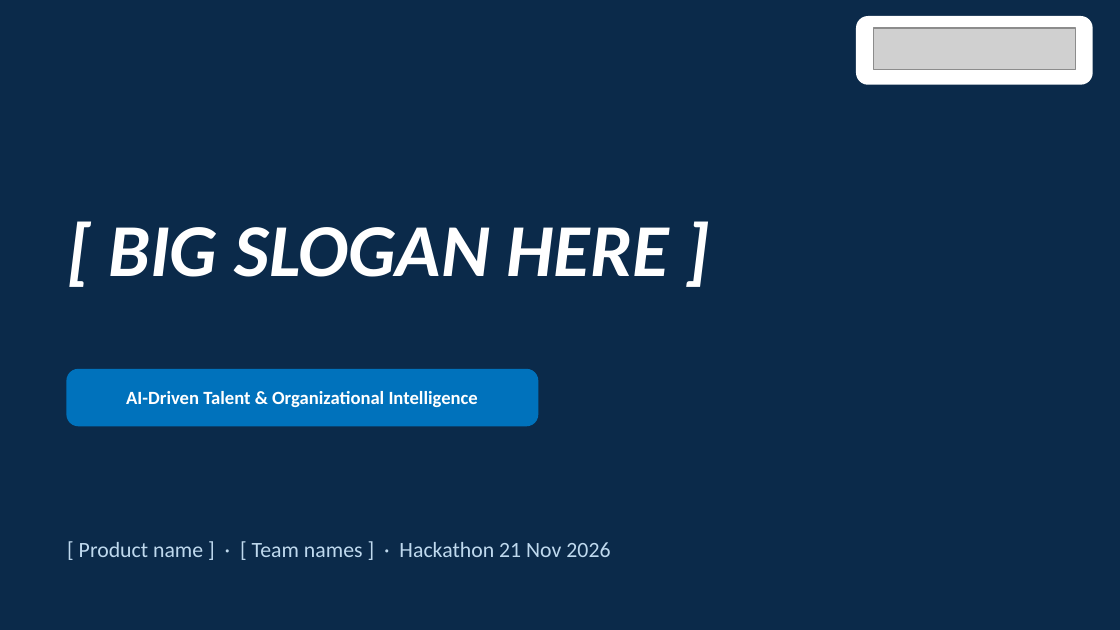
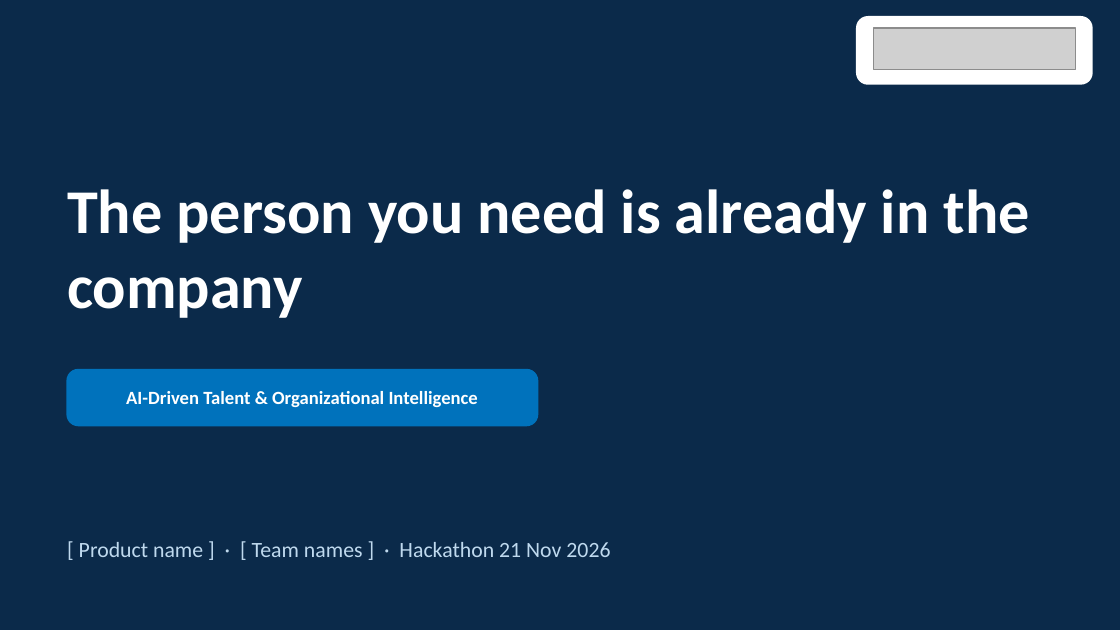
Before and after one commit to igagmol/hackaton-saturday, a slide deck: slide 1 of pitch/NTTDATA_pitch_deck.pptx. Drawn at 1120x630 pixels with LibreOffice and Linux fonts; fonts in the diff are those of the drawing; grey boxes stand for pictures. Boxes give left, top, right and bottom in pixels: in the first picture for what was removed or moved away, otherwise in the second. Text is boxed around its words. In the diff, an @@ line names an element or a change of style, - is before the commit and + after.

```diff
--- a/pitch/NTTDATA_pitch_deck.pptx
+++ b/pitch/NTTDATA_pitch_deck.pptx
@@ text at [67, 189, 1030, 318]: text changed; size 48 to 40 pt; italic off @@
-[ BIG SLOGAN HERE ]
+The person you need is already in the company
```
Also in this commit, not shown: 1 other slide changed, 1 slide added, 1 slide removed, 3 other files.
